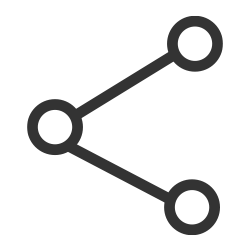
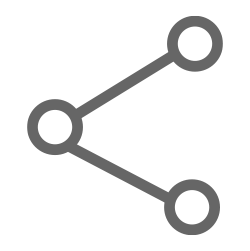
Layered file, before and after one edit (w=250, h=251). Changes by layer:
"벡터 고급 개체 복사": opacity 80% → 60% over [27, 16, 223, 235]
